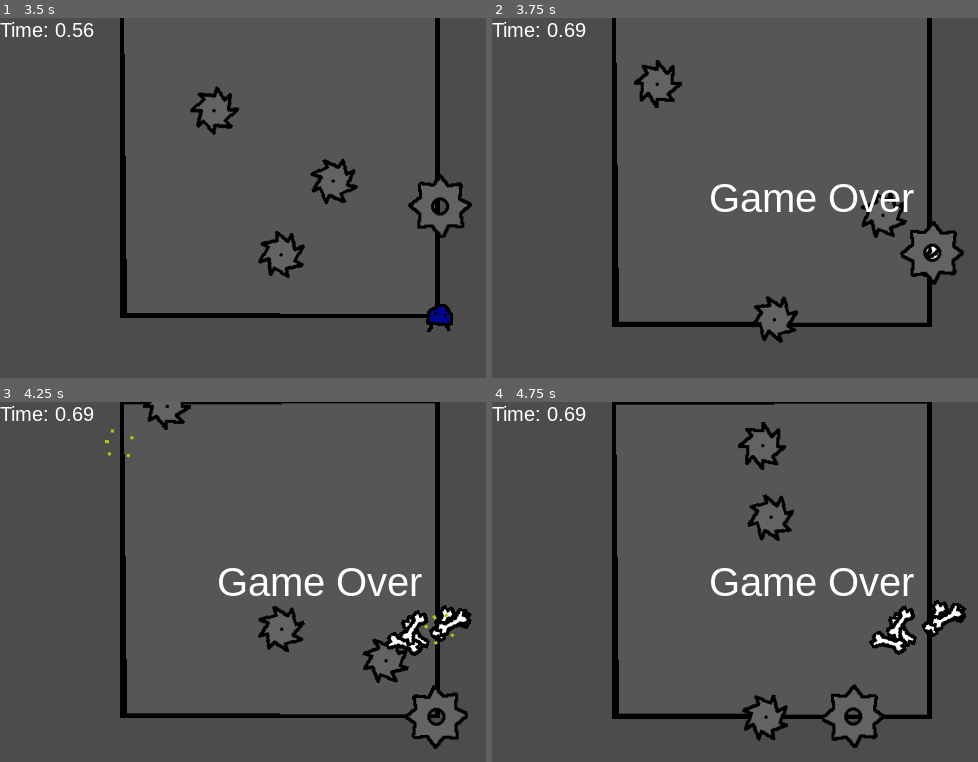
Above: before the commit, frames 1-4 (two rows, left to right).
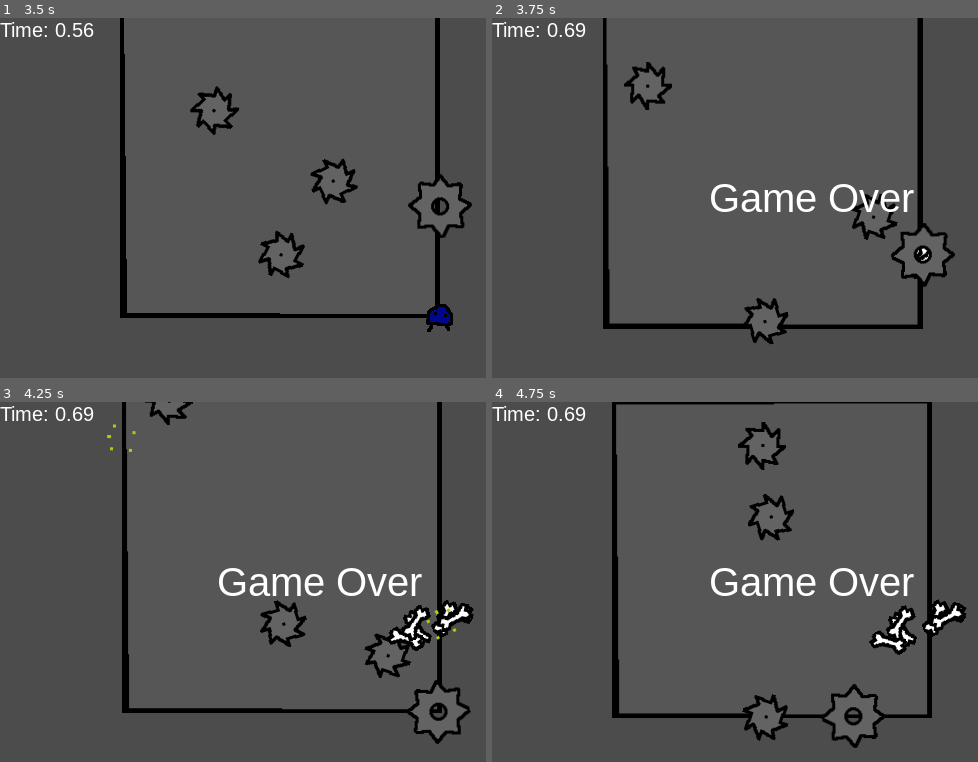
Above: after the commit, the same moments.

Repository: dulsi/SimpleDiscRoom
Game: Godot game, scene res://Main.tscn
Same seed, same stepped clock (60 frames per second), same inputs: the game is played once before the commit and once after it.
Inputs:
- Up to frame 1 (3.5 s): click "Start" at 0.5 s; hold Right (ui_right) 1.28-2.03 s; hold Down (ui_down) 2.03-2.78 s; hold Right (ui_right) from 2.78 s (still down)
- Up to frame 2 (3.75 s): release Right (ui_right) at 3.53 s; hold Up (ui_up) from 3.53 s (still down)
- Up to frame 3 (4.25 s): keep holding Up (ui_up)
- Up to frame 4 (4.75 s): release Up (ui_up) at 4.28 s; hold Left (ui_left) from 4.28 s (still down)

Frame 1 is identical in both runs. In frame 2, 7.0% of the frame differs, in the area x 22-98%, y 0-91%; in frame 3, 6.5%; in frame 4, 0.3%.

Commit message:
Add screen shake on death.

Diff:
--- a/Camera2D.gd
+++ b/Camera2D.gd
@@ -1,9 +1,8 @@
 extends Camera2D
 
 
-# Declare member variables here. Examples:
-# var a = 2
-# var b = "text"
+export var shake = 0
+var elapsed = 0
 
 
 # Called when the node enters the scene tree for the first time.
@@ -17,6 +16,11 @@
 	var disc_pos = get_parent().get_node("DiscPosition").position
 	var xOff = (player_pos.x + disc_pos.x * 3) / 4 - 160 - 160
 	var yOff = (player_pos.y + disc_pos.y * 3) / 4 - 160 - 20
-	var newXOff = offset.x - (offset.x - xOff) * 0.1
-	var newYOff = offset.y - (offset.y - yOff) * 0.1
+	var newXOff = offset.x - (offset.x - xOff) * 0.1 + rand_range(-shake, shake)
+	var newYOff = offset.y - (offset.y - yOff) * 0.1 + rand_range(-shake, shake)
 	offset = Vector2(newXOff, newYOff)
+	if shake > 0:
+		elapsed += delta
+		if elapsed > 0.1:
+			shake -= 1
+			elapsed = 0
--- a/Main.gd
+++ b/Main.gd
@@ -12,6 +12,7 @@
 	$ScoreTimer.stop()
 	$MobTimer.stop()
 	$HUD.show_game_over()
+	$Camera2D.shake = 6
 	for i in range(1, 7, 1):
 		var bone = preload("res://Bone.tscn").instance()
 		$Discs.add_child(bone)
